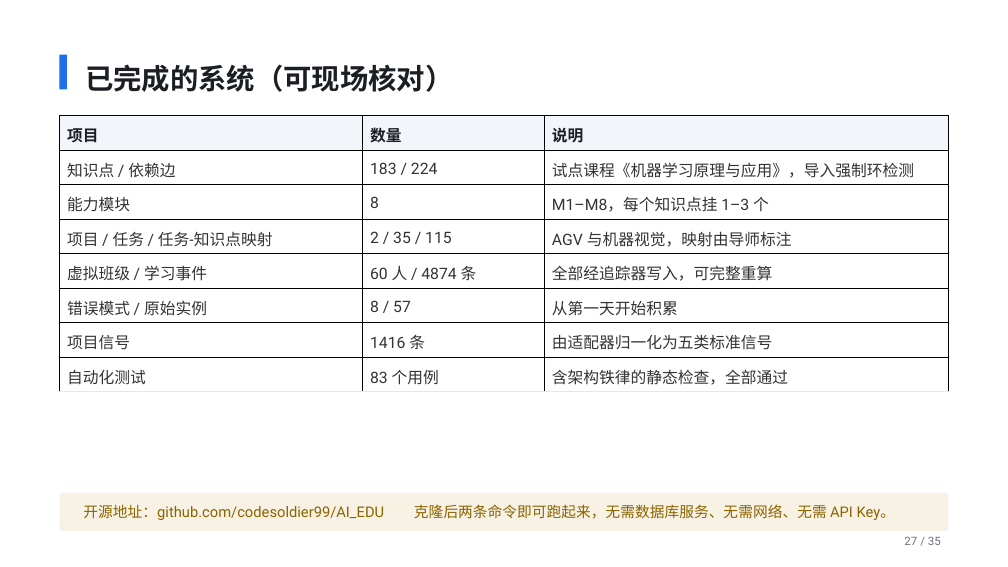
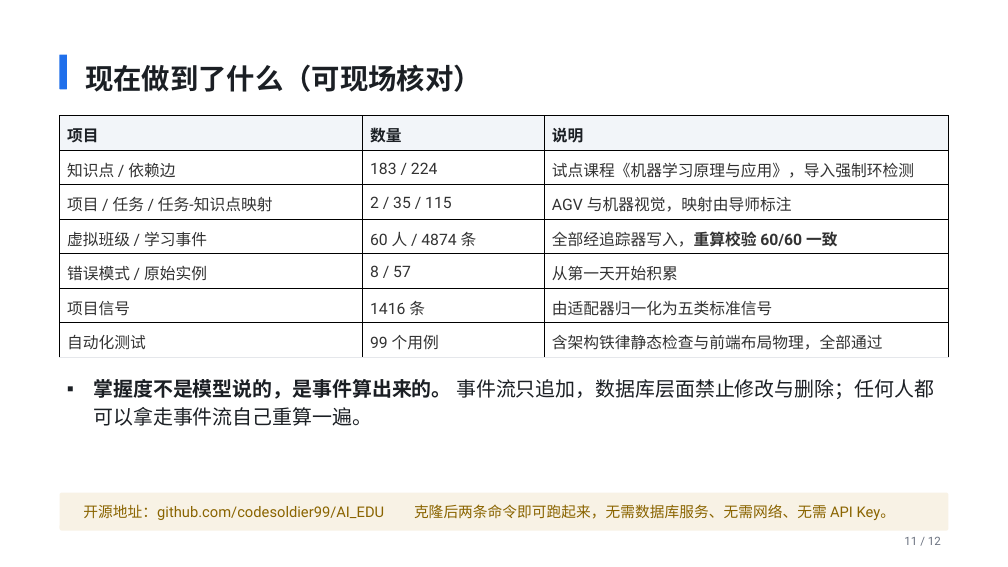
Before and after one commit to codesoldier99/AI_EDU, a slide deck: slide 11 of docs/slides/院长实验班AI教学系统_汇报.pptx (slide 27 before the commit). Drawn at 1008x567 pixels with LibreOffice and Linux fonts; fonts in the diff are those of the drawing. Boxes give left, top, right and bottom in pixels: in the first picture for what was removed or moved away, otherwise in the second. Text is boxed around its words. In the diff, an @@ line names an element or a change of style, - is before the commit and + after.

```diff
--- a/docs/slides/院长实验班AI教学系统_汇报.pptx
+++ b/docs/slides/院长实验班AI教学系统_汇报.pptx
@@ text at [85, 64, 482, 92]: text changed @@
-已完成的系统（可现场核对）
+现在做到了什么（可现场核对）
@@ table at [60, 116, 949, 354] @@
-row 3: 能力模块 | 8 | M1–M8，每个知识点挂 1–3 个
-row 4, column 3: 全部经追踪器写入，可完整重算
+row 4, column 3: 全部经追踪器写入，重算校验 60/60 一致
-row 7, column 2: 83 个用例
+row 7, column 2: 99 个用例
-row 7, column 3: 含架构铁律的静态检查，全部通过
+row 7, column 3: 含架构铁律静态检查与前端布局物理，全部通过
@@ text added at [93, 379, 934, 426], 19 pt, text #1B1F24 @@
+▪ 掌握度不是模型说的，是事件算出来的。 事件流只追加，数据库层面禁止修改与删除；任何人都可以拿走事件流自己重算一遍。
@@ text at [904, 536, 941, 545]: text changed @@
-27 / 35
+11 / 12
```
Also in this commit, not shown: 10 other slides changed, 1 slide added, 24 slides removed, 8 other files.
